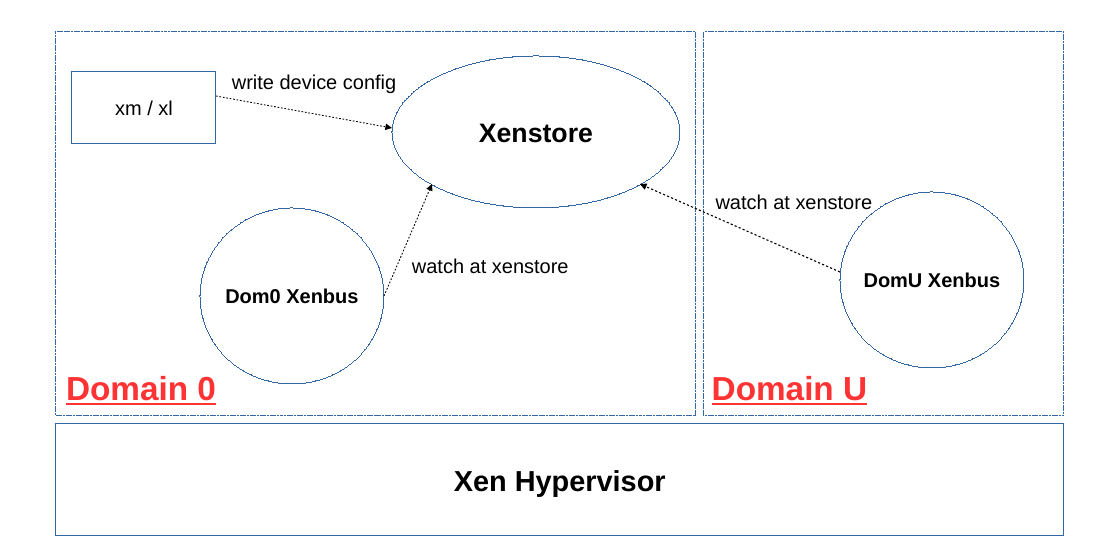
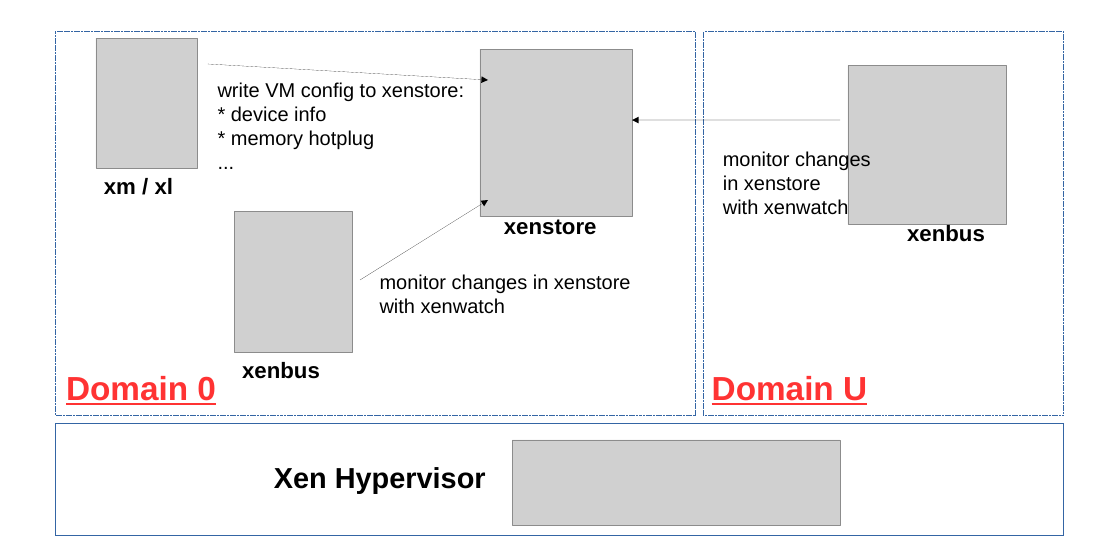
Before and after one commit to finallyjustice/xen-arch, a slide deck: slide 1 of figures/xenstore.odp. Drawn at 1120x560 pixels with LibreOffice and Linux fonts; fonts in the diff are those of the drawing; grey boxes stand for pictures. Boxes give left, top, right and bottom in pixels: in the first picture for what was removed or moved away, otherwise in the second. Text is boxed around its words. In the diff, an @@ line names an element or a change of style, - is before the commit and + after.

```diff
--- a/figures/xenstore.odp
+++ b/figures/xenstore.odp
@@ picture added at <box>96,38,198,168</box> @@
@@ picture added at <box>480,49,632,217</box> @@
@@ arrow added from (208, 64) to (488, 80), #000000 0 pt @@
@@ text added at <box>218,82,464,149</box>, 18 pt, text #000000 @@
+write VM config to xenstore:
+* device info
+* memory hotplug
+...
@@ picture added at <box>848,66,1006,224</box> @@
@@ arrow added from (840, 120) to (632, 120), #000000 0 pt @@
@@ text "xm / xl": place and size @@
-text "xm / xl" at <box>72,72,216,144</box>
+text "xm / xl" at <box>104,178,174,194</box>
@@ text "xm / xl" at <box>104,178,174,194</box>: size 18 to 20 pt, bold on; alignment centre to left; vertical alignment middle to top; fill #FFFFFF to none; outline #3465A4 0 pt to none @@
@@ text added at <box>723,151,871,215</box>, 18 pt, text #000000 @@
+monitor changes
+in xenstore
+with xenwatch
@@ arrow moved from (384, 296) - (432, 184) to (360, 280) - (488, 200) @@
@@ arrow (360, 280) - (488, 200): stroke #000000 0.79 pt to #000000 0 pt @@
@@ text "xenstore" at <box>504,216,597,235</box>: vertical alignment middle to top; fill #FFFFFF to none; outline #3465A4 0 pt to none @@
@@ text "xenstore": place and size @@
-text "xenstore" at <box>392,56,680,208</box>
+text "xenstore" at <box>504,216,597,235</box>
@@ group removed at <box>200,74,1024,384</box>: 3 texts, 2 ellipses, 2 arrows @@
-Dom0 Xenbus
-DomU Xenbus
-write device config
-watch at xenstore
-watch at xenstore
@@ picture added at <box>234,211,352,352</box> @@
@@ text at <box>504,216,597,235</box>: text changed; size 24 to 20 pt @@
-Xenstore
+xenstore
@@ text added at <box>907,223,985,242</box>, 20 pt, text #000000, bold @@
+xenbus
@@ text added at <box>380,274,631,314</box>, 18 pt, text #000000 @@
+monitor changes in xenstore
+with xenwatch
@@ text added at <box>242,362,320,379</box>, 20 pt, text #000000, bold @@
+xenbus
@@ rectangle added at <box>56,424,1064,536</box>, fill #FFFFFF, outline #3465A4 0 pt @@
@@ picture added at <box>513,440,840,525</box> @@
@@ text "Xen Hypervisor": place and size @@
-text "Xen Hypervisor" at <box>56,424,1064,536</box>
+text "Xen Hypervisor" at <box>274,467,486,494</box>
@@ text "Xen Hypervisor" at <box>274,467,486,494</box>: vertical alignment middle to top; fill #FFFFFF to none; outline #3465A4 0 pt to none @@
```
Also in this commit, not shown: 1 other file.
